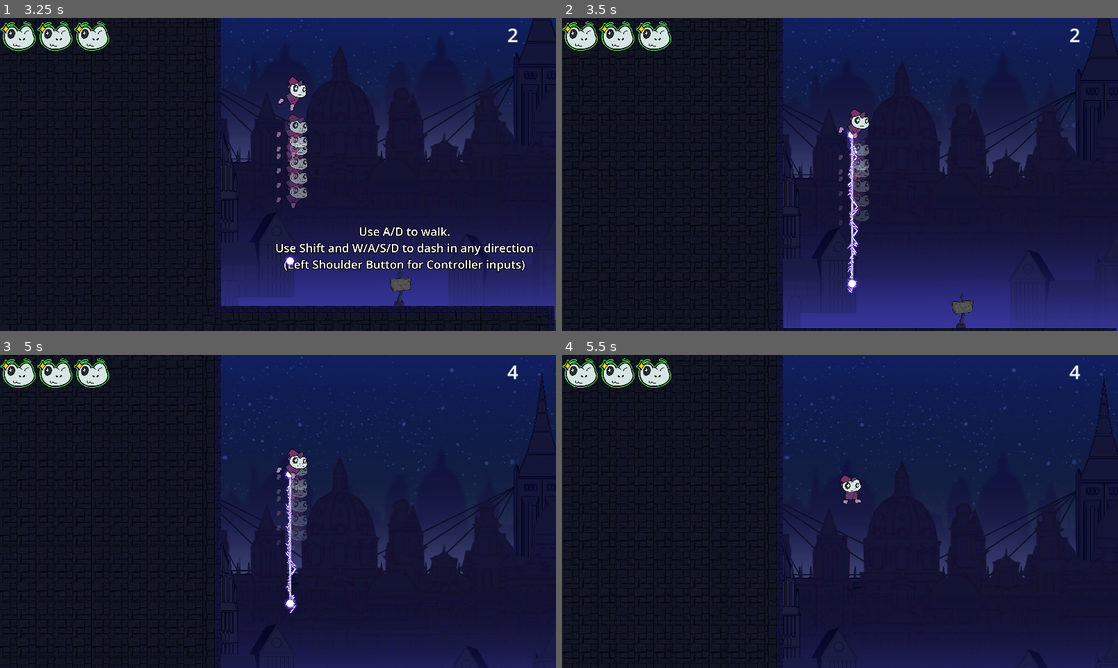
Above: before the commit, frames 1-4 (two rows, left to right).
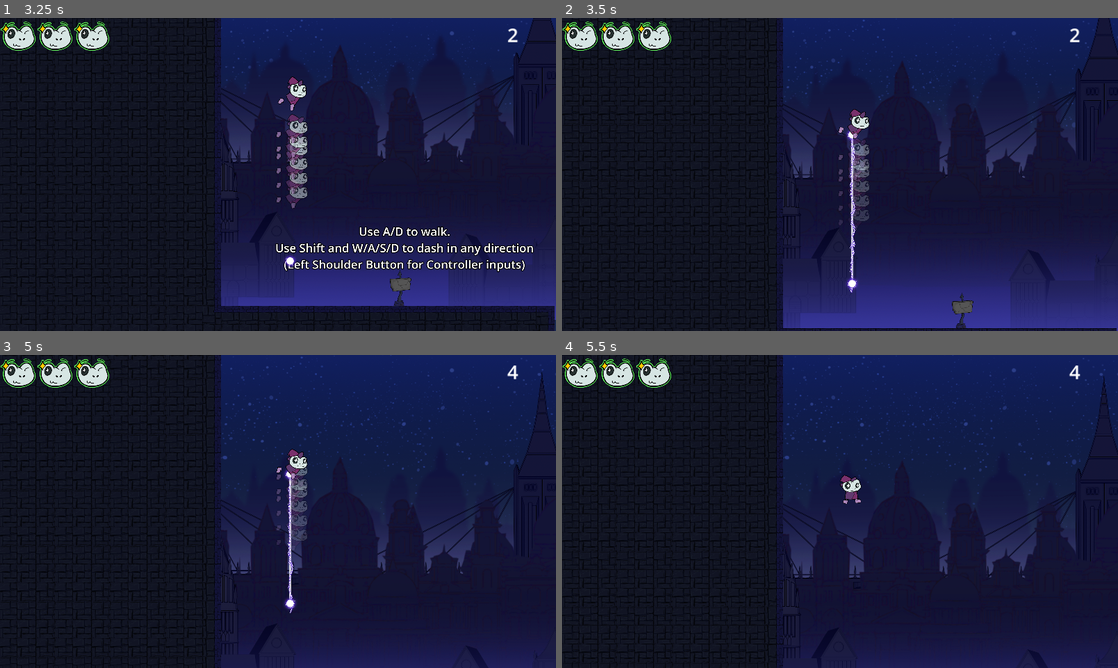
Above: after the commit, the same moments.

Repository: DerBrotDoktor/Frogoth
Game: Godot game, scene res://scenes/main/main.tscn
Same seed, same stepped clock (60 frames per second), same inputs: the game is played once before the commit and once after it.
Inputs:
- Up to frame 1 (3.25 s): click "Start" at 0.5 s; hold W (up) from 1.28 s (still down); tap Shift (dash) at 1.35, 2.85 s; tap Space (jump) at 1.52, 2.27 s; tap F (discrad_shape) at 2.1 s
- Up to frame 2 (3.5 s): keep holding W (up)
- Up to frame 3 (5 s): keep holding W (up); tap F (discrad_shape) at 3.6 s; tap Space (jump) at 3.77, 4.52 s; tap Shift (dash) at 4.35 s
- Up to frame 4 (5.5 s): keep holding W (up); tap F (discrad_shape) at 5.1 s; tap Space (jump) at 5.27 s

Frame 1 is identical in both runs. In frame 2, 0.4% of the frame differs, in the area x 51-54%, y 36-88%; in frame 3, 0.3%; in frame 4, nothing differs.

Commit message:
Added: smaller shape outline vfx when not closed

Diff:
--- a/scenes/kill_shape/kill_shape.gd
+++ b/scenes/kill_shape/kill_shape.gd
@@ -5,6 +5,7 @@
 var point_objects = []
 var point_positions = []
 var last_length = 128
+
 
 func add_point(point):
 	point_objects.append(point)
@@ -18,6 +19,7 @@
 	var length = $KillShapePath.curve.get_baked_length()
 	for i in range(last_length, length, 128):
 		var new_path_follow = outline_tile.instantiate()
+		new_path_follow.scale.y = 0.5
 		$KillShapePath.add_child(new_path_follow)
 		new_path_follow.progress = i
 		new_path_follow.start()
@@ -32,6 +34,8 @@
 	for point in new_points:
 		add_point(point)
 	add_point(new_points[0])
+	for child in $KillShapePath.get_children():
+		child.scale.y = 1.0
 	$Outline.closed = true
 	var polygons = get_polygons(new_points)
 
